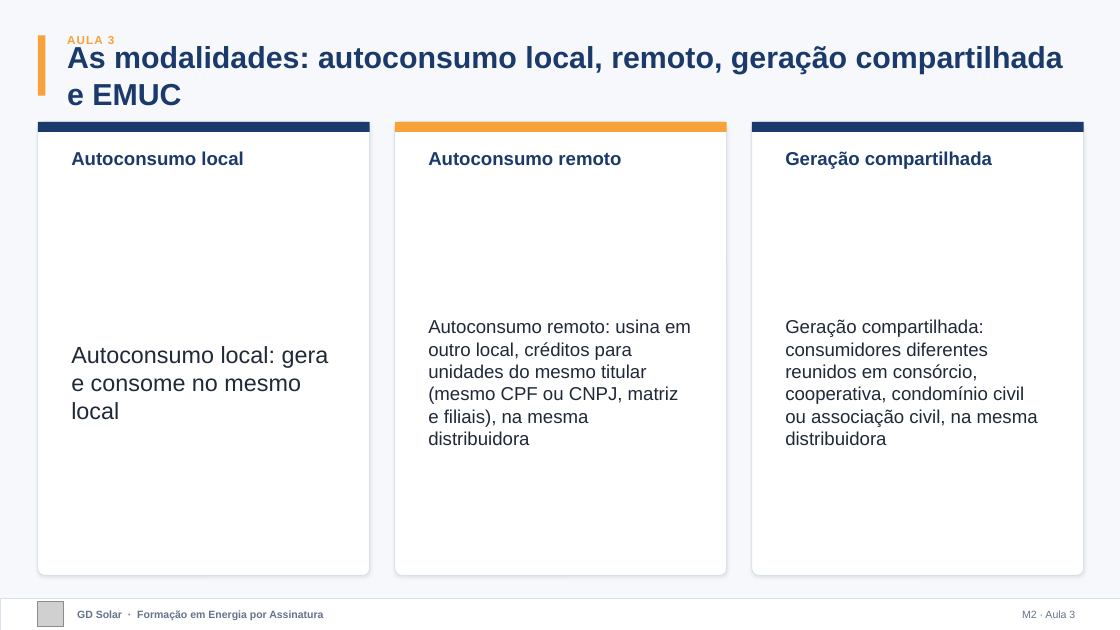
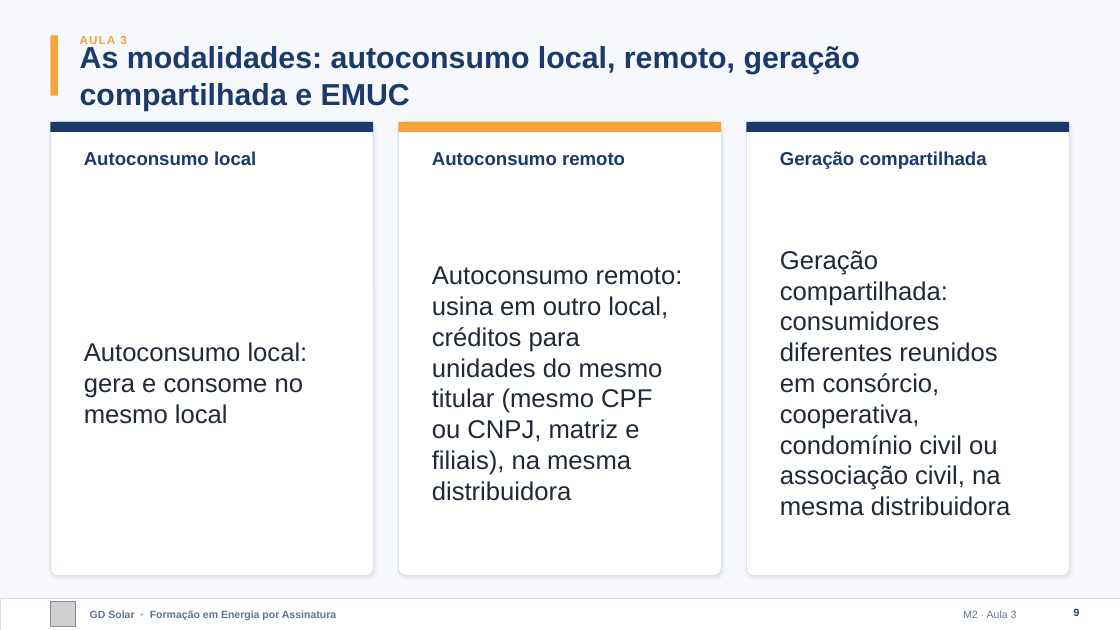
Before and after one commit to marcelo-braga-dev/casaverde, a slide deck: slide 9 of docs/curso/slides/m02-marco-legal.pptx. Drawn at 1120x630 pixels with LibreOffice and Linux fonts; fonts in the diff are those of the drawing; grey boxes stand for pictures. Boxes give left, top, right and bottom in pixels: in the first picture for what was removed or moved away, otherwise in the second. Text is boxed around its words. In the diff, an @@ line names an element or a change of style, - is before the commit and + after.

```diff
--- a/docs/curso/slides/m02-marco-legal.pptx
+++ b/docs/curso/slides/m02-marco-legal.pptx
@@ 1 text, 1 picture, 1 rectangle: place and size @@
-1 text, 1 picture, 1 rectangle at [38, 35, 114, 627]
+1 text, 1 picture, 1 rectangle at [50, 35, 126, 627]
@@ text "As modalidades: autoconsumo local, remoto, ..." rewrapped from [67, 46, 1063, 106] to [80, 46, 860, 111] @@
@@ rounded rectangle: place and size @@
-rounded rectangle at [38, 122, 370, 576]
+rounded rectangle at [50, 122, 373, 576]
@@ rectangle: place and size @@
-rectangle at [38, 122, 370, 132]
+rectangle at [50, 122, 373, 132]
@@ text "Autoconsumo local": place and size @@
-text "Autoconsumo local" at [71, 151, 243, 165]
+text "Autoconsumo local" at [84, 151, 256, 165]
@@ rounded rectangle: place and size @@
-rounded rectangle at [395, 122, 727, 576]
+rounded rectangle at [398, 122, 721, 576]
@@ rectangle: place and size @@
-rectangle at [395, 122, 727, 132]
+rectangle at [398, 122, 721, 132]
@@ text "Autoconsumo remoto": place and size @@
-text "Autoconsumo remoto" at [428, 152, 621, 165]
+text "Autoconsumo remoto" at [432, 152, 625, 165]
@@ proportions changed in 3 elements at [398, 122, 721, 576], [50, 122, 373, 576], [747, 122, 1070, 576] @@
@@ rounded rectangle: place and size @@
-rounded rectangle at [752, 122, 1084, 576]
+rounded rectangle at [747, 122, 1070, 576]
@@ rectangle: place and size @@
-rectangle at [752, 122, 1084, 132]
+rectangle at [747, 122, 1070, 132]
@@ text "Geração compartilhada": place and size @@
-text "Geração compartilhada" at [785, 151, 992, 169]
+text "Geração compartilhada" at [780, 151, 987, 169]
@@ text "Autoconsumo local: gera e consome ...": place and size @@
-text "Autoconsumo local: gera e consome ..." at [71, 346, 329, 420]
+text "Autoconsumo local: gera e consome ..." at [84, 342, 308, 424]
@@ text "Autoconsumo local: gera e consome ..." at [84, 342, 308, 424]: size 20 to 22 pt @@
@@ text "Autoconsumo remoto: usina em outro ..." at [432, 266, 683, 501]: size 16 to 22 pt @@
@@ text "Geração compartilhada: consumidores diferentes reunidos ..." at [780, 250, 1011, 516]: size 16 to 22 pt @@
@@ text "GD Solar · Formação em ...": place and size @@
-text "GD Solar · Formação em ..." at [77, 610, 323, 620]
+text "GD Solar · Formação em ..." at [90, 610, 336, 620]
@@ text "M2 · Aula 3": place and size @@
-text "M2 · Aula 3" at [1022, 610, 1075, 618]
+text "M2 · Aula 3" at [963, 610, 1017, 618]
@@ page number added at [1074, 608, 1080, 616], 9 pt, text #1B3A6B, bold @@
+9
```
Also in this commit, not shown: 30 other slides changed, 13 other files.
